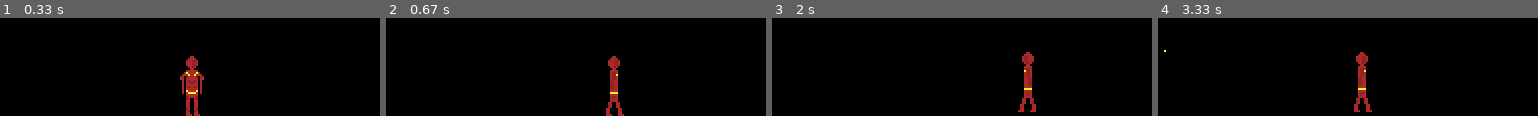
Above: before the commit, frames 1-4 (left to right).
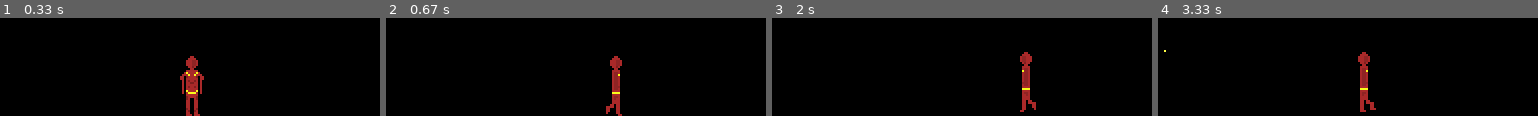
Above: after the commit, the same moments.

Repository: aavina/jubal-pygame
Game: pygame game, started from Game.py
Two runs of this game, one before a commit and one after it. Both use one fixed random seed, a clock stepped at 60 frames per second and the inputs below.
Inputs:
- Up to frame 1 (0.33 s): no input
- Up to frame 2 (0.67 s): hold Right from 0.33 s (still down)
- Up to frame 3 (2 s): release Right at 0.8 s; hold Up 0.83-1.13 s; tap Space at 0.9, 1.23, 1.53, 1.73 s; hold Right 1.17-1.63 s; hold Left from 1.67 s (still down)
- Up to frame 4 (3.33 s): tap Space at 2.03, 2.3, 2.6, 2.73, 3.13 s; release Left at 2.2 s; hold Left 2.23-2.63 s; hold Up 2.67-3.03 s; hold Right from 3.07 s (still down)

Frame 1 is identical in both runs. In frame 2, 1.1% of the frame differs, in the area x 57-63%, y 38-100%; in frame 3, 1.1%; in frame 4, 1.4%, in the area x 51-58%, y 34-96%.

Commit message:
Added better walk animation and got rid of some drawing bugs

Diff:
--- a/Game.py
+++ b/Game.py
@@ -28,7 +28,7 @@
 IMAGESDICT = {
     'j_normal': SHEET.subsurface(pygame.Rect(0, 0, LEN_SPRT_X, LEN_SPRT_Y)),
     'j_rightface': SHEET.subsurface(pygame.Rect(SPRT_RECT_X, SPRT_RECT_Y, LEN_SPRT_X, LEN_SPRT_Y)),
-    'j_leftface': SHEET.subsurface(pygame.Rect(SPRT_RECT_X+(LEN_SPRT_X*3), SPRT_RECT_Y, LEN_SPRT_X, LEN_SPRT_Y)),
+    'j_leftface': SHEET.subsurface(pygame.Rect(SPRT_RECT_X+(LEN_SPRT_X*5), SPRT_RECT_Y, LEN_SPRT_X, LEN_SPRT_Y)),
     'bullet': SHEET.subsurface(pygame.Rect(SPRT_RECT_X+(LEN_SPRT_X*8), SPRT_RECT_Y*3, 2, 2))
 }
 
@@ -38,8 +38,8 @@
 # These tuples contain (base_x, base_y, numOfFrames)
 # numOfFrames is in the x-direction
 animTypesInfo = {
-    'right_walk':   (SPRT_RECT_X+LEN_SPRT_X, SPRT_RECT_Y, 2),
-    'left_walk':    (SPRT_RECT_X+(LEN_SPRT_X*4), SPRT_RECT_Y, 2),
+    'right_walk':   (SPRT_RECT_X+LEN_SPRT_X, SPRT_RECT_Y, 4),
+    'left_walk':    (SPRT_RECT_X+(LEN_SPRT_X*6), SPRT_RECT_Y, 4),
     'shoot_right':  (LEN_SPRT_X, 0, 4),
     'shoot_left':   (LEN_SPRT_X*5, 0, 4),
     'jump_right':   (0, LEN_SPRT_Y*2, 7),
--- a/Player.py
+++ b/Player.py
@@ -52,10 +52,10 @@
 					bullet = Bullet(self.displaysurf, self.imagesdict, LEFT, startx, starty)
 					self.bullets.append(bullet)
 					self.bulletcreated = True
-		elif self.direction == LEFT:
+		elif self.direction == LEFT and not self.jumping and not self.falling:
 			self.graphics['left_walk'].play()
 			self.graphics['left_walk'].blit(self.displaysurf, self.position)
-		elif self.direction == RIGHT:
+		elif self.direction == RIGHT and not self.jumping and not self.falling:
 			self.graphics['right_walk'].play()
 			self.graphics['right_walk'].blit(self.displaysurf, self.position)
 
@@ -75,9 +75,9 @@
 				self.displaysurf.blit(self.imagesdict['j_leftface'],self.position)
 
 		# Idle
-		if self.direction == NONE and self.facingRight and not self.shooting:
+		if self.direction == NONE and self.facingRight and not self.shooting and not self.jumping and not self.falling:
 			self.displaysurf.blit(self.imagesdict['j_rightface'],self.position)
-		elif self.direction == NONE and not self.facingRight and not self.shooting:
+		elif self.direction == NONE and not self.facingRight and not self.shooting and not self.jumping and not self.falling:
 			self.displaysurf.blit(self.imagesdict['j_leftface'],self.position)
 
 		# Draw bullets (if any)
Binary file changed: jubal_64.png
Not shown, changed: jubal.pyxel
